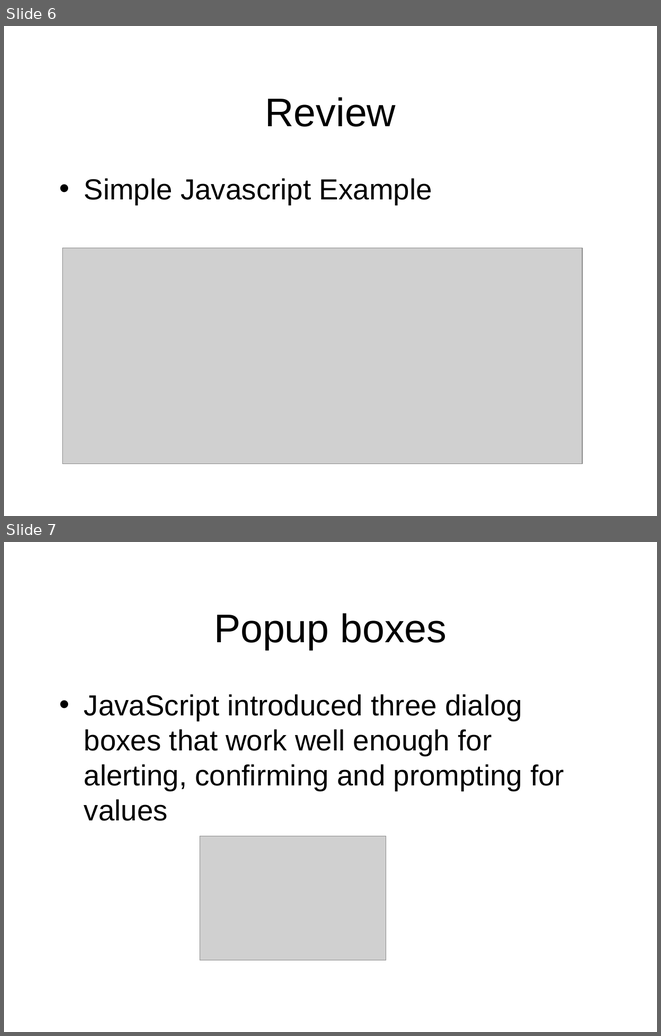
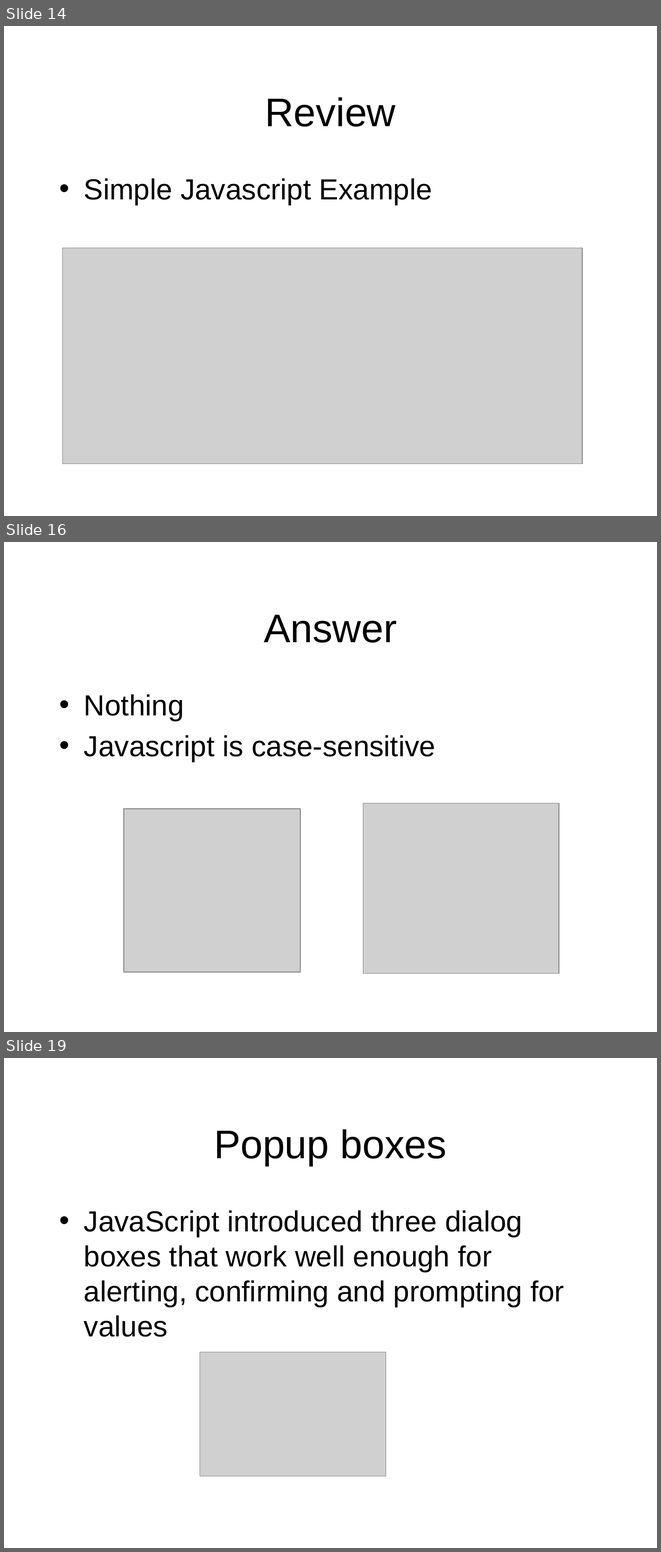
Before and after one commit to octaviordz/zjnu2017.github.io, a slide deck: WAD/lectures/090--Introduction.to.Javascript.pptx. Shown one above the other, each under a label of ours: slides 6 and 7 before the commit, slides 14, 16 and 19 after it; the slides between them are not shown. The pictures are 661x1036 and 661x1552 pixels, drawn with LibreOffice and Linux fonts; fonts in the diff are those of the drawing; grey boxes stand for pictures. Boxes give left, top, right and bottom in pixels: in the first picture for what was removed or moved away, otherwise in the second. Text is boxed around its words. In the diff, an @@ line names an element or a change of style, - is before the commit and + after.

```diff
--- a/WAD/lectures/090--Introduction.to.Javascript.pptx
+++ b/WAD/lectures/090--Introduction.to.Javascript.pptx
@@ slide 16 added at bbox=[4, 542, 657, 1032], background #FFFFFF @@
@@ title added at bbox=[264, 615, 397, 643], 44 pt, text #000000 @@
+Answer
@@ text added at bbox=[84, 694, 435, 761], 32 pt, text #000000 @@
+• Nothing
+• Javascript is case-sensitive
@@ picture added at bbox=[123, 809, 300, 972] @@
@@ picture added at bbox=[363, 803, 559, 973] @@
@@ what was slide 6 is now slide 14 @@
@@ what was slide 7 is now slide 19 @@
```
Also in this commit, not shown: 2 slides changed, 22 other slides added.
